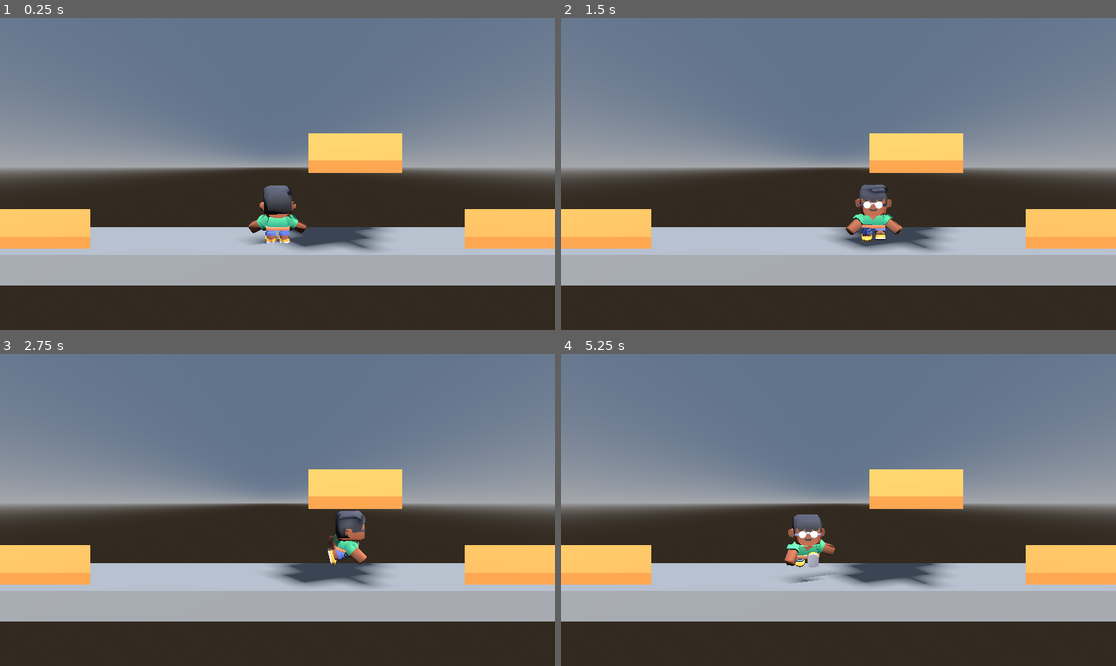
Above: before the commit, frames 1-4 (two rows, left to right).
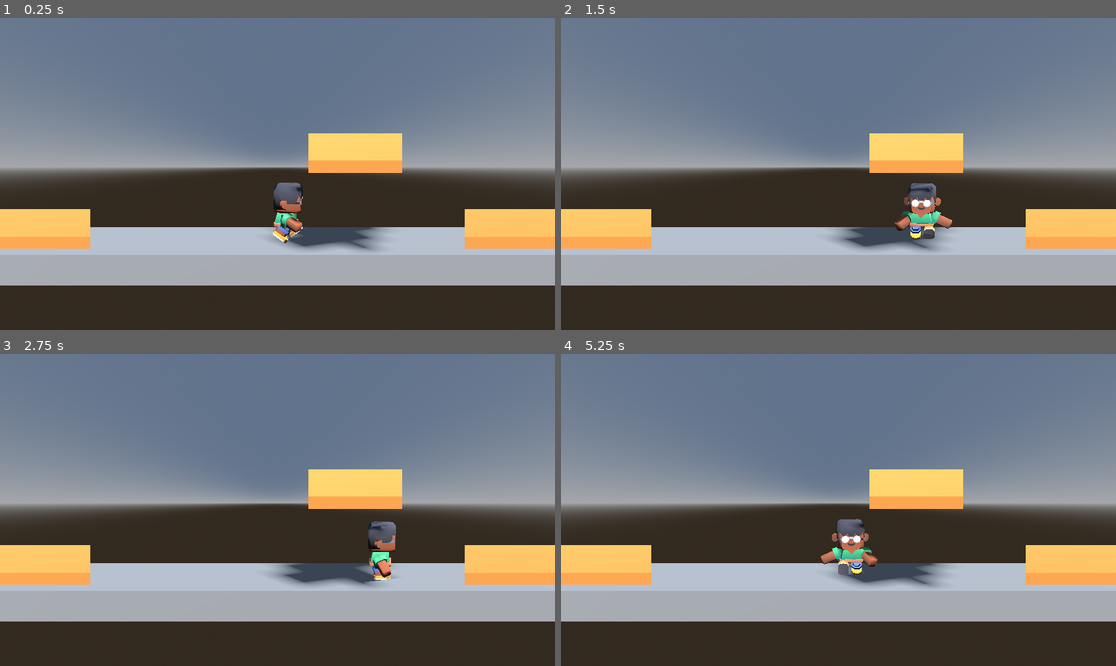
Above: after the commit, the same moments.

Repository: Marti-26/DeadEnd
Game: Godot game, scene res://main.tscn
Same seed, same stepped clock (60 frames per second), same inputs: the game is played once before the commit and once after it.
Inputs:
- Up to frame 1 (0.25 s): no input
- Up to frame 2 (1.5 s): hold D (move_right) 0.53-1.28 s; hold Shift (sigilo) 0.53-1.28 s; hold S (move_down) from 1.28 s (still down); tap Shift (sigilo) at 1.35 s
- Up to frame 3 (2.75 s): release S (move_down) at 2.03 s; hold D (move_right) from 2.03 s (still down); hold Shift (sigilo) from 2.03 s (still down)
- Up to frame 4 (5.25 s): release D (move_right) at 2.78 s; release Shift (sigilo) at 2.78 s; hold W (move_up) 2.78-3.53 s; tap Shift (sigilo) at 2.85, 4.35 s; hold Shift (sigilo) 3.53-4.28 s; hold A (move_left) 3.53-5.03 s; hold S (move_down) from 5.03 s (still down); hold Shift (sigilo) from 5.03 s (still down)

The runs differ from the first frame. In frame 1, 1.2% of the frame differs, in the area x 44-56%, y 52-73%; in frame 2, 2.0%; in frame 3, 1.6%; in frame 4, 2.1%, in the area x 40-58%, y 51-74%.

Commit message:
T7 N2 - Tarea A - arranque y frenado

Diff:
--- a/main.tscn
+++ b/main.tscn
@@ -90,6 +90,7 @@
 axis_lock_linear_z = true
 script = ExtResource("1_pj")
 camara = NodePath("../Camera3D")
+prueba = 3
 accion_prueba = "sigilo"
 
 [node name="CollisionShape3D" type="CollisionShape3D" parent="Personaje" unique_id=1691281992]
--- a/personaje.gd
+++ b/personaje.gd
@@ -4,6 +4,7 @@
 @export var camara: Camera3D
 @export  var speed_caminar = 3.0
 @export var speed_sigilo = 1.5
+@export var tiempo_arranque = 0.25
 
 @export var gravedad = 9.8
 @export var fuerza_salto = 6.0
@@ -13,7 +14,7 @@
 var multiplicador = 1.0     # 1 = rapidez normal, 0.5 = la mitad, 0 = quieto
 var empuje = Vector3.ZERO   # velocidad extra en m/s (dash, retroceso)
 var accion = ""             # animación de la acción; "" = ninguna
-
+var avance = Vector3.ZERO
 
 func _physics_process(delta):
 	velocity += get_gravity() * delta
@@ -29,9 +30,14 @@
 	var corre = Input.is_action_pressed("sigilo")
 	var speed = speed_sigilo if corre else speed_caminar
 
-	# Aplicar velocidad respetando enchufes
-	velocity.x = direction.x * speed * multiplicador + empuje.x
-	velocity.z = direction.z * speed * multiplicador + empuje.z
+	#N2 Cálculo de inercia con move_toward
+	var objetivo = direction * speed * multiplicador
+	var paso = speed / tiempo_arranque * delta
+	avance = avance.move_toward(objetivo, paso)
+
+	# Aplicar velocidad usando el avance y respetando enchufes (empuje)
+	velocity.x = avance.x + empuje.x
+	velocity.z = avance.z + empuje.z
 
 	# Rotación hacia donde camina y animaciones
 	if direction.length() > 0:
@@ -39,9 +45,9 @@
 
 	if accion != "":
 		anim.play(accion)
-	elif direction.length() > 0 and corre:
+	elif direction.length() > speed_caminar + 0.1:
 		anim.play("sprint")
-	elif direction.length() > 0:
+	elif direction.length() > 0.1:
 		anim.play("walk")
 	else:
 		anim.play("idle")
